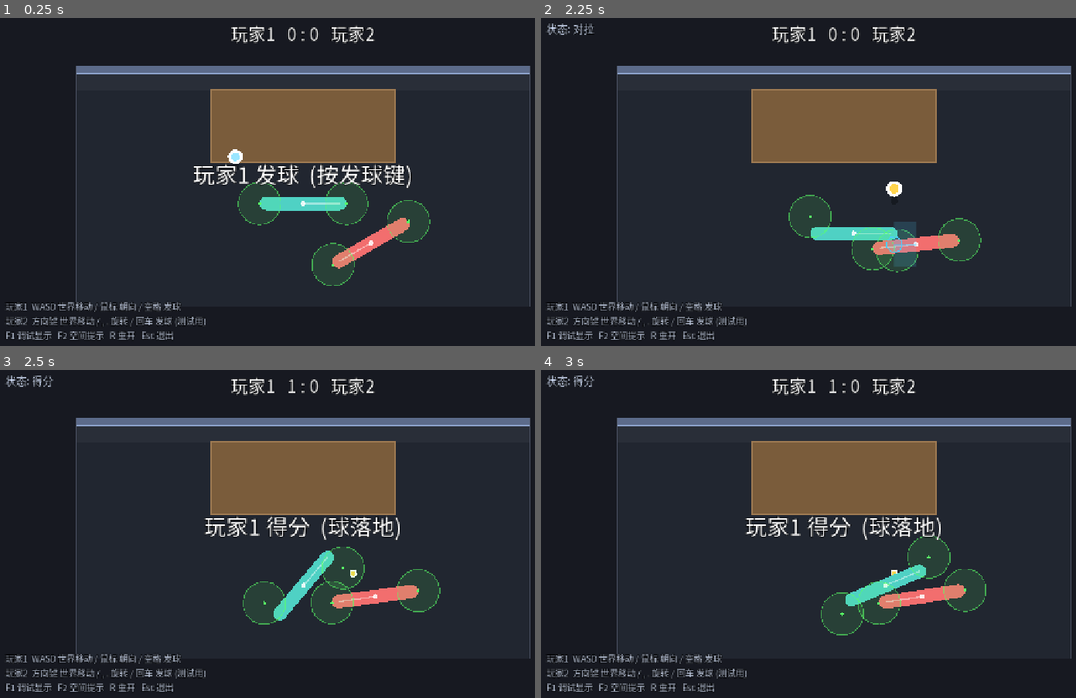
Above: before the commit, frames 1-4 (two rows, left to right).
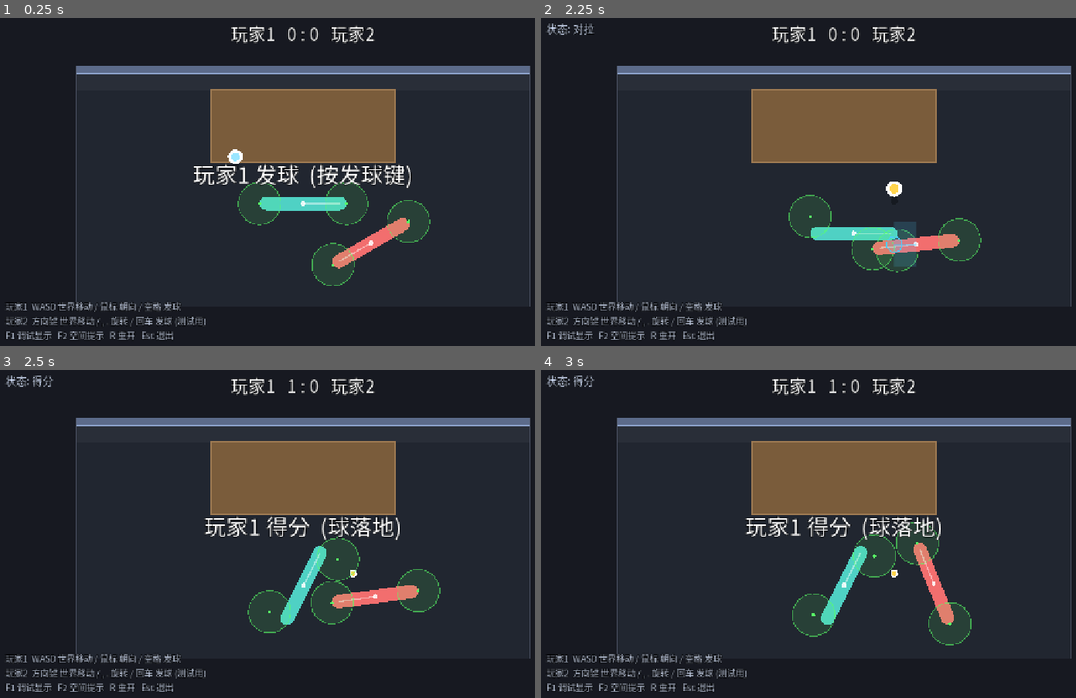
Above: after the commit, the same moments.

Repository: shuperidou/BMA-Arena
Game: Godot game, scene res://scenes/ControlTest.tscn
Same seed, same stepped clock (60 frames per second), same inputs: the game is played once before the commit and once after it. This scene is started directly instead of the project's main scene.
Inputs (mouse positions are in pixels of both pictures, inside the frame that each line leads up to):
- Up to frame 1 (0.25 s): no input
- Up to frame 2 (2.25 s): tap Enter at 0.5, 0.6, 2.1 s; move the mouse to (979, 168) at 0.52 s; hold D 0.53-1.25 s; click (979, 168) at 0.67 s; tap Space at 0.77 s; drag from (722, 204) to (813, 254) at 1.27 s; move the mouse to (904, 109) at 2.02 s; hold D from 2.03 s (still down); click (904, 109) at 2.17 s
- Up to frame 3 (2.5 s): keep holding D
- Up to frame 4 (3 s): release D at 2.75 s; drag from (813, 606) to (658, 484) at 2.77 s

Frames 1-2 are identical in both runs. In frame 3, 1.4% of the frame differs, in the area x 45-69%, y 50-81%; in frame 4, 6.4%, in the area x 46-84%, y 46-84%.

Commit message:
control: add strong fast recenter-to-table-center spring for player rotation (kept physical, not locked)

Diff:
--- a/scripts/autoload/game_config.gd
+++ b/scripts/autoload/game_config.gd
@@ -32,13 +32,19 @@
 var move_speed: float = 360.0
 var move_accel: float = 3200.0         ## 速度变化最大加速度 (惯性/手感)
 
-# 旋转：玩家1 的 rotation 完全交给物理 (撞桌/墙/角色会自然转)；
-# 初始朝向 = 面向桌中心。以下参数只给键盘方案(玩家2 临时)使用。
-var max_angular_velocity: float = 80.0   ## rad/s 最大角速度 (仅键盘方案)
-var rotation_acceleration: float = 300.0 ## rad/s^2 角速度变化上限 (仅键盘方案)
-var rotation_response: float = 6.0       ## 角度误差 -> 目标角速度的增益 (仅键盘方案)
-var rotation_damping: float = 6.0        ## 无有效目标时的角速度衰减 (仅键盘方案)
-var player_angular_damp: float = 3.0     ## 物理角阻尼：撞击旋转后逐渐停下
+# 旋转
+# 玩家1: 强回正到"面向桌中心"——撞歪后快速转回，但仍是物理刚体 (不硬锁死)。
+var base_face_enabled: bool = true
+var base_face_response: float = 30.0             ## 角度误差 -> 目标角速度
+var base_face_max_angular_velocity: float = 25.0 ## rad/s (强)
+var base_face_acceleration: float = 600.0        ## rad/s^2 (快速起转)
+var player_angular_damp: float = 3.0             ## 物理角阻尼
+
+# 玩家2 键盘临时方案专用
+var max_angular_velocity: float = 80.0   ## rad/s 最大角速度
+var rotation_acceleration: float = 300.0 ## rad/s^2 角速度变化上限
+var rotation_response: float = 6.0       ## 角度误差 -> 目标角速度的增益
+var rotation_damping: float = 6.0        ## 无有效目标时的角速度衰减
 
 # 鼠标：按住建立锚点。鼠标在世界/屏幕中的 2D 拖动向量，**原样**作为
 # 击球判定区在角色**局部坐标系**中的位移 (故意不做 world->local 转换)。
--- a/scripts/player/player_controller.gd
+++ b/scripts/player/player_controller.gd
@@ -115,6 +115,14 @@
 		GameConfig.hit_zone_return_speed * step)
 	_update_hit_points()
 	debug_hit_zone_local_delta = target_local
+	# 强回正：快速转向"面向桌中心" (仍是物理刚体，撞歪会被物理短暂影响后拉回)
+	if GameConfig.base_face_enabled:
+		var base: float = (GameConfig.table_center - state.transform.origin).angle()
+		var err: float = wrapf(base - state.transform.get_rotation(), -PI, PI)
+		var desired_w: float = clampf(err * GameConfig.base_face_response,
+			-GameConfig.base_face_max_angular_velocity, GameConfig.base_face_max_angular_velocity)
+		var face_accel: float = GameConfig.base_face_acceleration * step
+		state.angular_velocity += clampf(desired_w - state.angular_velocity, -face_accel, face_accel)
 
 ## 两个击球区在角色局部坐标系中反向位移 (A=+delta, B=-delta)，再经 Transform 转世界。
 func _update_hit_points() -> void:
--- a/scripts/tools/control_test.gd
+++ b/scripts/tools/control_test.gd
@@ -16,6 +16,7 @@
 	p1 = main_node.players[0]
 	p2 = main_node.players[1]
 	p2.input_scheme = null
+	GameConfig.base_face_enabled = false  # 先关回正，便于隔离测试坐标/移动
 	await _run()
 	print("CONTROL TEST failures=", failures)
 	get_tree().quit()
@@ -106,11 +107,30 @@
 	_check("T3d zones opposite", a_delta.is_equal_approx(off) and b_delta.is_equal_approx(-off),
 		"A=%s B=%s off=%s" % [str(a_delta.round()), str(b_delta.round()), str(off.round())])
 
-	# T4: 鼠标拖动不改变 rotation
+	# T4: 强回正到"面向桌中心"，且与鼠标拖动无关
+	GameConfig.base_face_enabled = true
+	var base_angle: float = (GameConfig.table_center - Vector2(0, 120)).angle()
+	var results: Array = []
+	for dragv in [Vector2(200.0, 50.0), Vector2(-200.0, -50.0)]:
+		_place(Vector2(0, 120), 0.7)
+		_set_drag(true, dragv)
+		await _frames(60)
+		results.append(p1.rotation)
+	var t4a: bool = absf(wrapf(results[0] - base_angle, -PI, PI)) < 0.12
+	var t4b: bool = absf(wrapf(results[0] - results[1], -PI, PI)) < 0.12
+	_check("T4a recenters to table center", t4a, "rot=%.3f base=%.3f" % [results[0], base_angle])
+	_check("T4b recenter independent of mouse", t4b, "A=%.3f B=%.3f" % [results[0], results[1]])
+
+	# T4c: 回正很快 (撞歪 2.27rad，1 秒内回到基准)
 	_place(Vector2(0, 120), 0.7)
-	_set_drag(true, Vector2(200.0, 50.0))
-	await _frames(30)
-	_check("T4 mouse does not rotate body", absf(p1.rotation - 0.7) < 0.02, "rot=%.3f" % p1.rotation)
+	_set_drag(false, Vector2.ZERO)
+	var frames_to_settle: int = 0
+	for i in 120:
+		await get_tree().physics_frame
+		frames_to_settle += 1
+		if absf(wrapf(p1.rotation - base_angle, -PI, PI)) < 0.05:
+			break
+	_check("T4c recenter is fast (<0.5s)", frames_to_settle < 60, "frames=%d" % frames_to_settle)
 
 	# T5: 松开后击球区回到默认位置
 	_set_drag(false, Vector2.ZERO)
Not shown, changed: AGENTS.md
Not shown, changed: README.md
